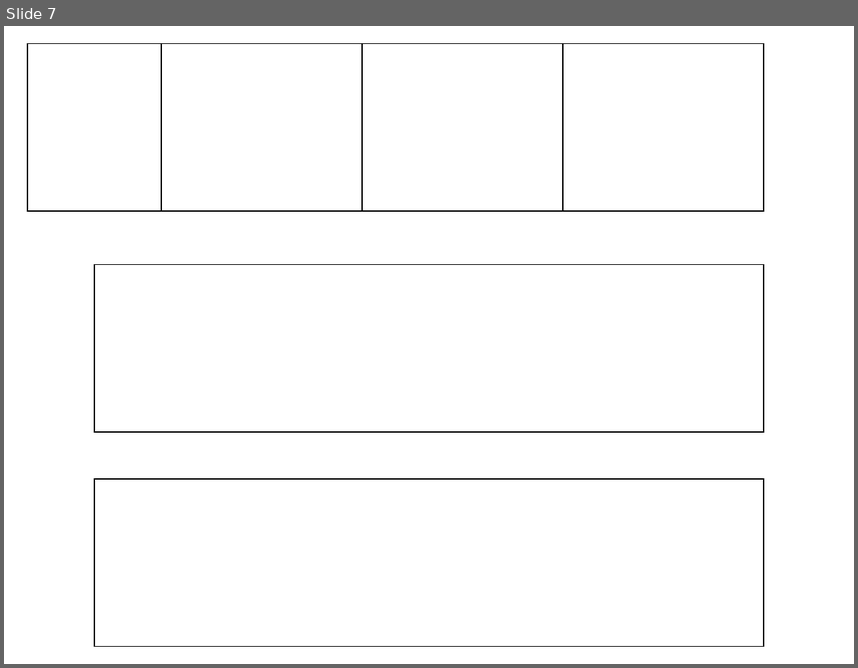
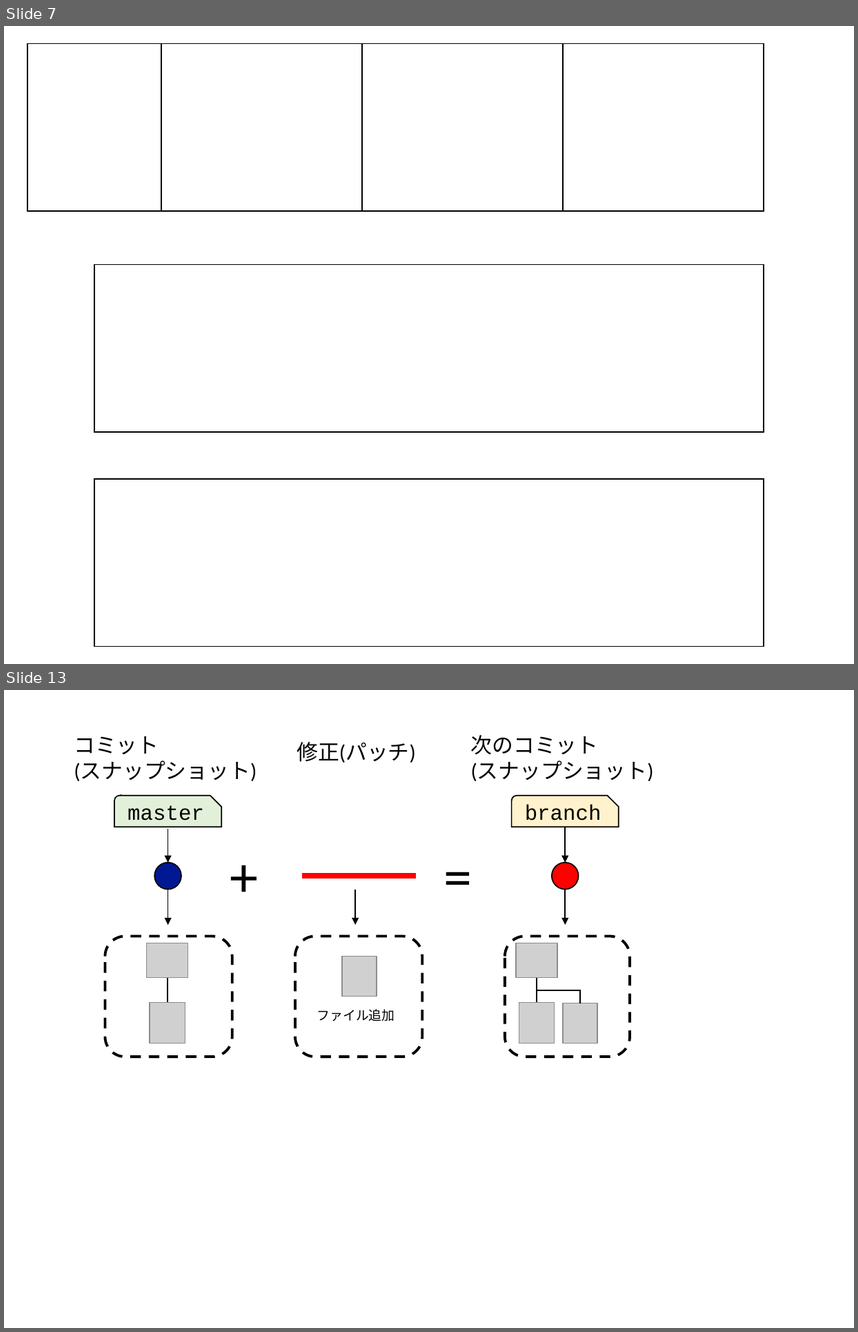
Before and after one commit to kaityo256/github, a slide deck: term/fig/fig.pptx. Shown one above the other, each under a label of ours: slide 7 before the commit, slides 7 and 13 after it; the slides between them are not shown. The pictures are 858x668 and 858x1332 pixels, drawn with LibreOffice and Linux fonts; fonts in the diff are those of the drawing; grey boxes stand for pictures. Boxes give left, top, right and bottom in pixels: in the first picture for what was removed or moved away, otherwise in the second. Text is boxed around its words. In the diff, an @@ line names an element or a change of style, - is before the commit and + after.

```diff
--- a/term/fig/fig.pptx
+++ b/term/fig/fig.pptx
@@ slide 13 added at box(4, 690, 854, 1328), background #FFFFFF @@
@@ text added at box(74, 736, 257, 781), 18 pt, text #000000 @@
+コミット
+(スナップショット)
@@ text added at box(297, 742, 416, 762), 18 pt, text #000000 @@
+修正(パッチ)
@@ text added at box(471, 735, 654, 781), 18 pt, text #000000 @@
+次のコミット
+(スナップショット)
@@ snip round rect added at box(114, 796, 221, 827), fill #E2F0D9, outline #000000 1 pt, 18 pt, text #000000 @@
+master
@@ snip round rect added at box(512, 796, 619, 827), fill #FFF2CC, outline #000000 1 pt, 18 pt, text #000000 @@
+branch
@@ arrow added from (168, 829) to (168, 862), #000000 1 pt @@
@@ arrow added from (565, 827) to (565, 862), #000000 1 pt @@
@@ text added at box(221, 836, 272, 913), 48 pt, text #000000 @@
++
@@ text added at box(436, 836, 486, 913), 48 pt, text #000000 @@
+=
@@ ellipse added at box(154, 862, 181, 889), fill #011893, outline #000000 1 pt @@
@@ ellipse added at box(551, 862, 578, 889), fill #FF0000, outline #000000 1 pt @@
@@ arrow added from (168, 889) to (168, 925), #000000 1 pt @@
@@ line added from (301, 876) to (415, 876), #FF0000 4.5 pt @@
@@ arrow added from (355, 889) to (355, 925), #000000 1 pt @@
@@ arrow added from (565, 889) to (565, 925), #000000 1 pt @@
@@ rounded rectangle added at box(105, 936, 232, 1056), outline #000000 2.25 pt dashed @@
@@ rounded rectangle added at box(296, 936, 423, 1056), outline #000000 2.25 pt dashed @@
@@ rounded rectangle added at box(505, 936, 630, 1056), outline #000000 2.25 pt dashed @@
@@ picture added at box(147, 943, 188, 977) @@
@@ picture added at box(342, 956, 377, 996) @@
@@ picture added at box(516, 943, 557, 977) @@
@@ line added from (168, 977) to (168, 1002), #000000 1 pt @@
@@ line added from (537, 977) to (537, 1002), #000000 1 pt @@
@@ elbow line added from (537, 977) to (580, 1003), #000000 1 pt @@
@@ picture added at box(150, 1002, 185, 1043) @@
@@ text added at box(317, 1009, 395, 1021), 11 pt, text #000000 @@
+ファイル追加
@@ picture added at box(519, 1002, 555, 1043) @@
@@ picture added at box(562, 1003, 597, 1043) @@
```
Also in this commit, not shown: 5 other slides added.
